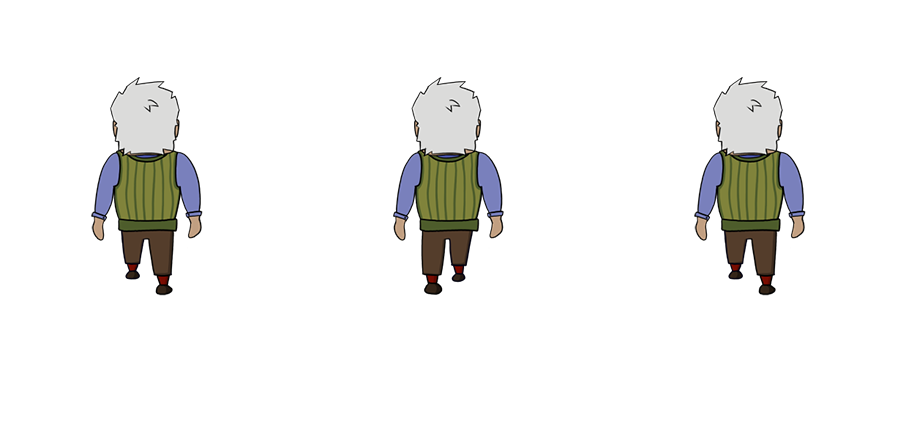
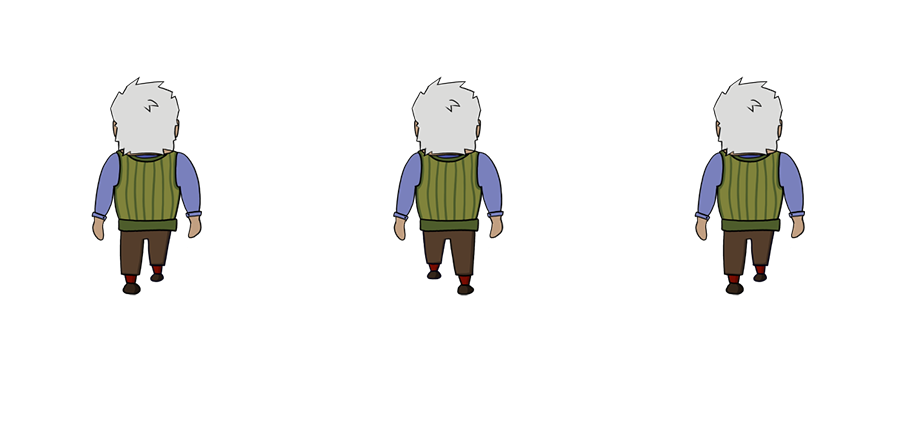
Revision of a layered 906px x 434px image; what changed, layer by layer:
renamed "Ferg Back Walk1" to "FBW1", painted on it over bbox(694, 76, 806, 296)
renamed "Ferg Back Walk2" to "FBW2", painted on it over bbox(393, 76, 504, 296)
renamed "Ferg Back Walk1" to "FBW1", painted on it over bbox(91, 76, 203, 296)
